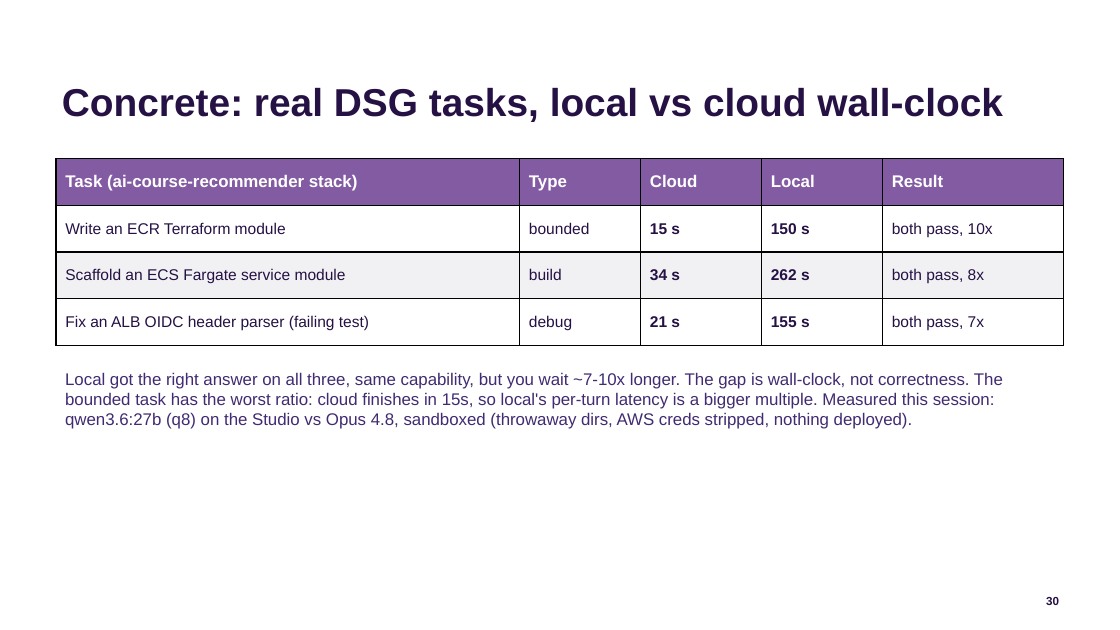
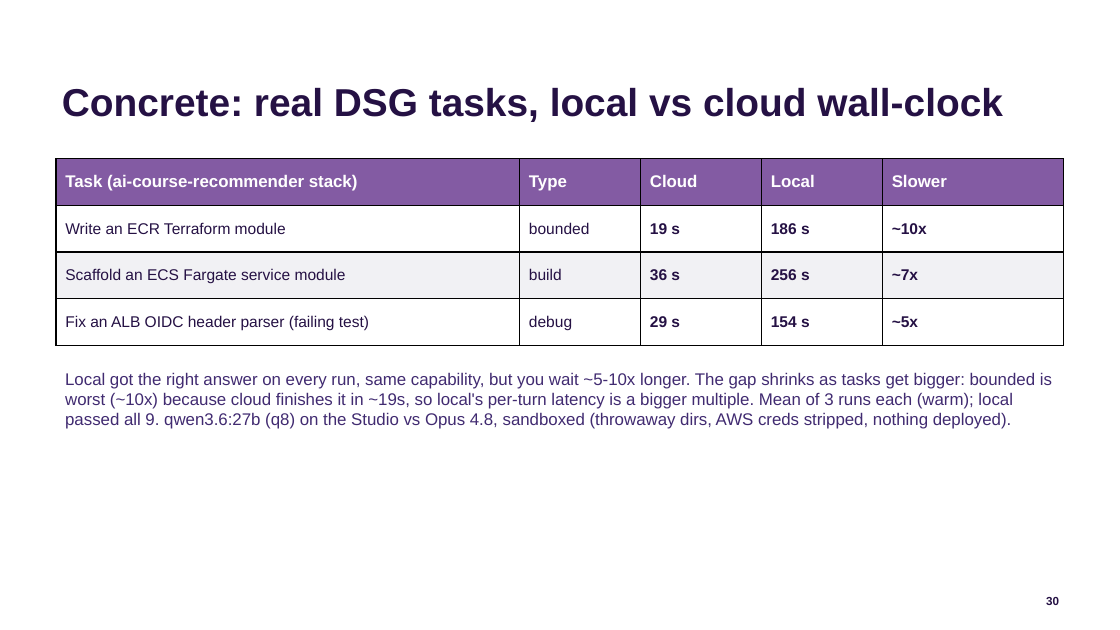
Before and after one commit to jconnolly/local-llm-pi5, a slide deck: slide 30 of local-llm-datasociety.pptx. Drawn at 1120x630 pixels with LibreOffice and Linux fonts; fonts in the diff are those of the drawing; background and template pictures are left out. Boxes give left, top, right and bottom in pixels: in the first picture for what was removed or moved away, otherwise in the second. Text is boxed around its words. In the diff, an @@ line names an element or a change of style, - is before the commit and + after.

Commit message:
Concrete slide: averaged numbers (mean of 3 runs)
Replace single-run figures with 3-run means (low variance): ecr 19s/186s (~10x),
ecs 36s/256s (~7x), oidc 29s/154s (~5x). Local passed all 9 runs. Add --repeat + warmup
to harness; commit repeat-3 results. Reconciliation bounded row -> ~10x.

```diff
--- a/local-llm-datasociety.pptx
+++ b/local-llm-datasociety.pptx
@@ table at bbox=[56, 159, 1065, 345] @@
-row 1, column 5: Result
+row 1, column 5: Slower
-row 2: Write an ECR Terraform module | bounded | 15 s | 150 s | both pass, 10x
+row 2: Write an ECR Terraform module | bounded | 19 s | 186 s | ~10x
-row 3: Scaffold an ECS Fargate service module | build | 34 s | 262 s | both pass, 8x
+row 3: Scaffold an ECS Fargate service module | build | 36 s | 256 s | ~7x
-row 4: Fix an ALB OIDC header parser (failing test) | debug | 21 s | 155 s | both pass, 7x
+row 4: Fix an ALB OIDC header parser (failing test) | debug | 29 s | 154 s | ~5x
@@ text at bbox=[65, 372, 1052, 429]: text changed @@
-Local got the right answer on all three, same capability, but you wait ~7-10x longer. The gap is wall-clock, not correctness. The bounded task has the worst ratio: cloud finishes in 15s, so local's per-turn latency is a bigger multiple. Measured this session: qwen3.6:27b (q8) on the Studio vs Opus 4.8, sandboxed (throwaway dirs, AWS creds stripped, nothing deployed).
+Local got the right answer on every run, same capability, but you wait ~5-10x longer. The gap shrinks as tasks get bigger: bounded is worst (~10x) because cloud finishes it in ~19s, so local's per-turn latency is a bigger multiple. Mean of 3 runs each (warm); local passed all 9. qwen3.6:27b (q8) on the Studio vs Opus 4.8, sandboxed (throwaway dirs, AWS creds stripped, nothing deployed).
```
Also in this commit, not shown: 1 other slide changed, 5 other files.
